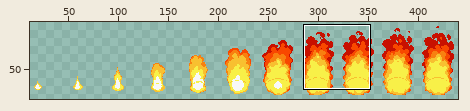
Sprite sheet -- ressources/images/sprites/skills/canicule.png. Above: a wide view before the commit, with the close-up outlined.
Close-up. Before:
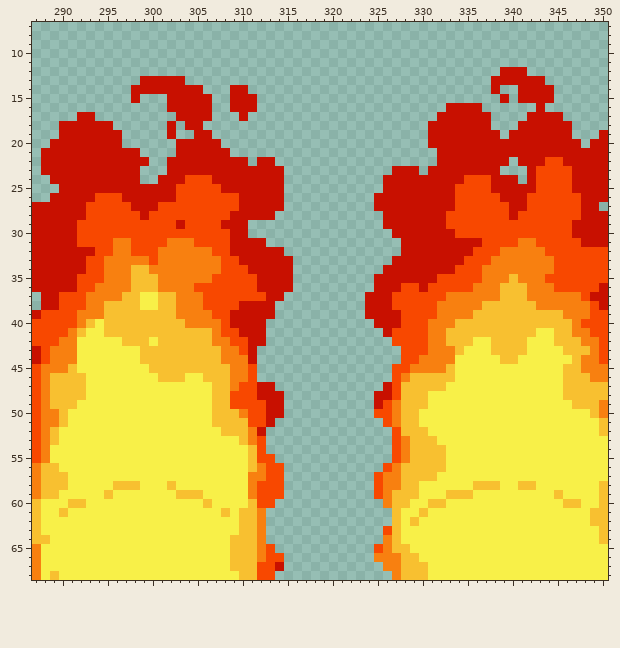
Colours within 5 levels of each other are drawn and written as one. Shown: x 287..350, y 7..68. The wide view leaves out empty margins. The commit also changed other parts of the picture, which this record leaves out.
The result:
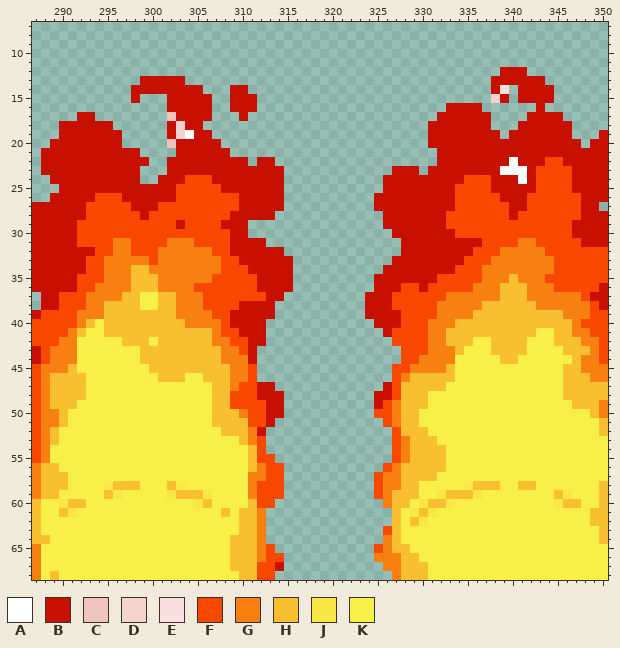
Palette (. is transparent): A #ffffff  B #c81000  C #f1c3bf  D #f5d2cf  E #f8e1df  F #f84800  G #f88010  H #f8c030  J #f8e744  K #f8f048
What changed:
file 440x80 -> 880x160 pixels (blocks of 1x1 -> 2x2; one block is one cell here)
The author put colour A in row 19 at x 304; in row 22 at x 340; in row 23 at x 339 to 341; in row 24 at x 341.
The author put colour C in row 17 at x 302; in row 20 at x 302.
The author put colour D in row 15 at x 338; in rows 18 to 19 at x 303.
The author put colour E in row 14 at x 339.
Colour K becomes colour J in row 58 at x 295, 303 and 335; in row 59 at x 296, 302, 306, 332, 336 and 346; in row 60 at x 290, 305, 330, 333 and 345; in row 61 at x 291, 329 and 331; in row 62 at x 330.
Boxes around the changes in both close-ups, in picture pixels (x1, y1, x2, y2):
added: (491, 85, 509, 103)
added: (167, 112, 194, 148)
added: (500, 157, 527, 184)
changed: (59, 481, 122, 517)
changed: (167, 481, 212, 508)
changed: (410, 481, 482, 526)
changed: (554, 490, 572, 508)
